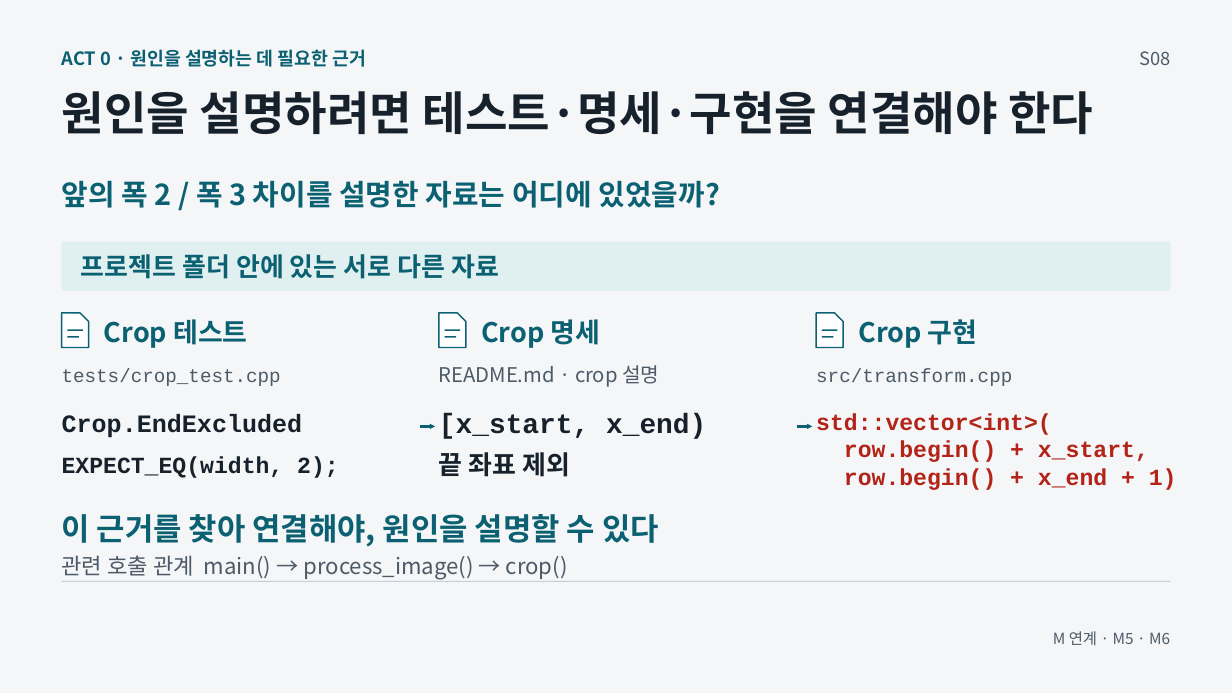
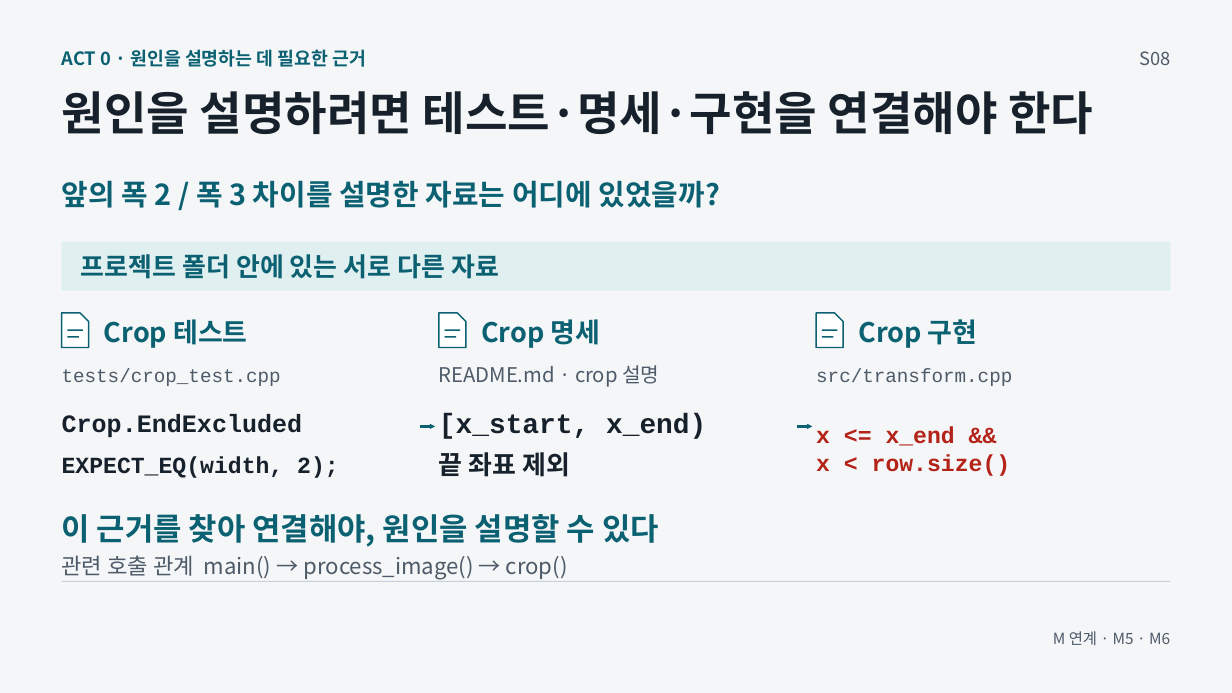
Before and after one commit to GideokKim/ai-dev-training, a slide deck: slide 8 of production/ACT_0.pptx. Drawn at 1232x693 pixels with LibreOffice and Linux fonts; fonts in the diff are those of the drawing. Boxes give left, top, right and bottom in pixels: in the first picture for what was removed or moved away, otherwise in the second. Text is boxed around its words. In the diff, an @@ line names an element or a change of style, - is before the commit and + after.

```diff
--- a/production/ACT_0.pptx
+++ b/production/ACT_0.pptx
@@ text at (816, 427, 1011, 476): text changed @@
-std::vector<int>(
-row.begin() + x_start,
-row.begin() + x_end + 1)
+x <= x_end &&
+x < row.size()
```
Also in this commit, not shown: 18 other files.
